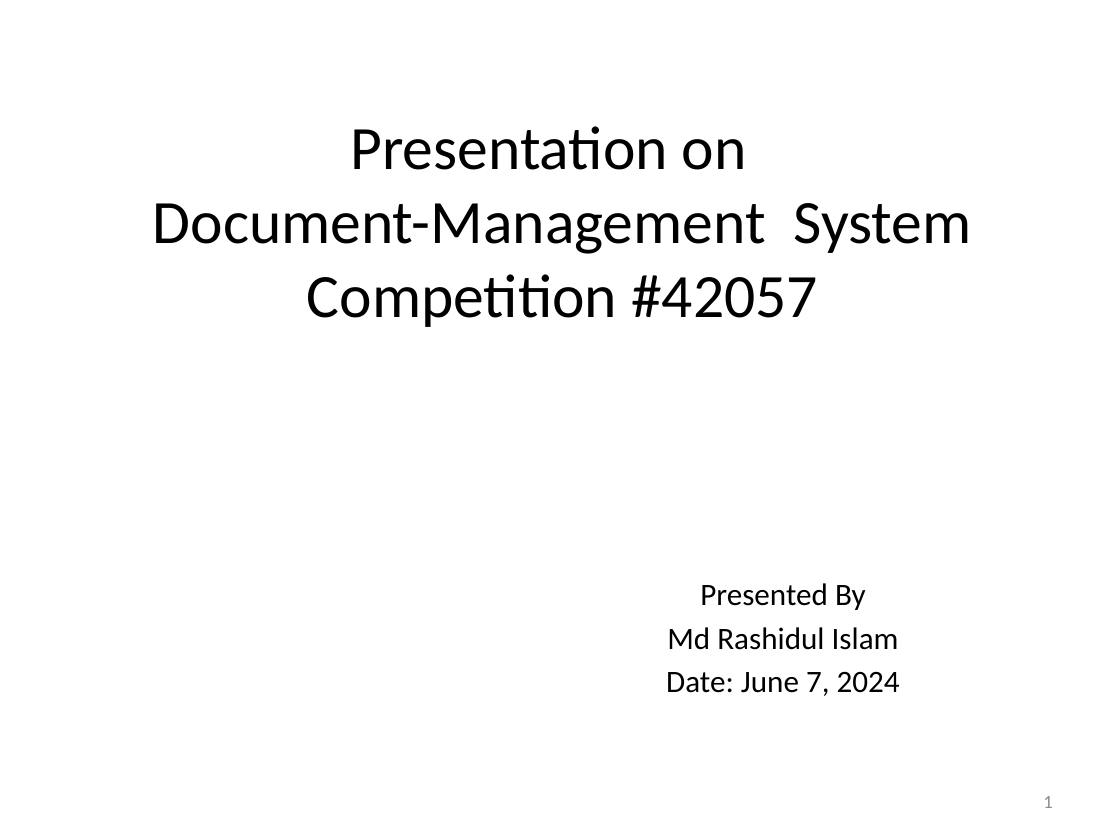
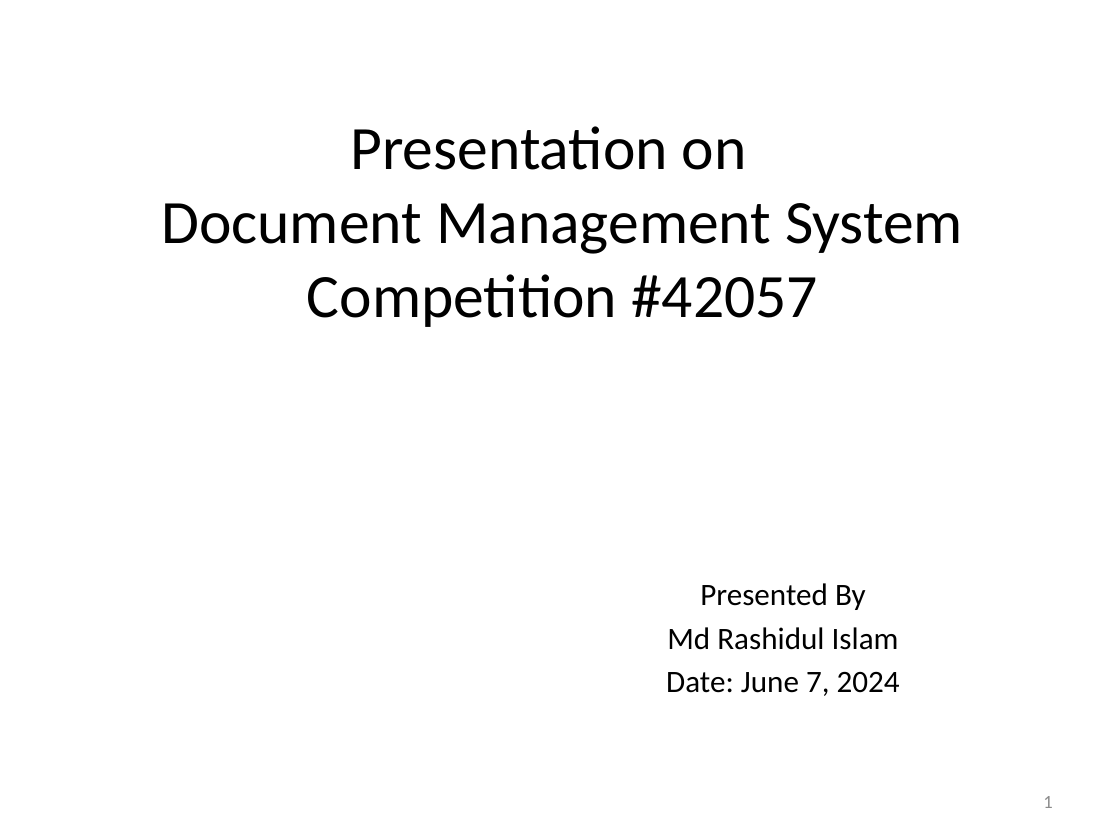
Before and after one commit to rashidul57/NsLandProgram, a slide deck: slide 1 of Presentation.pptx. Drawn at 1120x840 pixels with LibreOffice and Linux fonts; fonts in the diff are those of the drawing; background and template pictures are left out. Boxes give left, top, right and bottom in pixels: in the first picture for what was removed or moved away, otherwise in the second. Text is boxed around its words. In the diff, an @@ line names an element or a change of style, - is before the commit and + after.

```diff
--- a/Presentation.pptx
+++ b/Presentation.pptx
@@ title at box(161, 126, 963, 327): text changed @@
-Presentation on
-Document-Management System
-Competition #42057
+Presentation on
+Document Management System
+Competition #42057
```
Also in this commit, not shown: 8 other slides changed.
